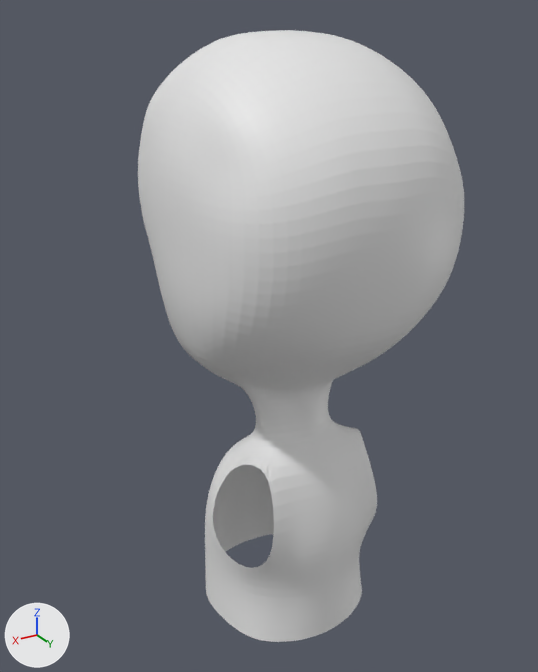
Before and after pictures for a commit that changed the Blender file Character/character.blend.
One viewpoint serves both versions: a 50 mm camera at (4.59, 7.38, 12.03) aimed at (0.1, -0.11, 8.28). Arrows for +X, +Y and +Z are at lower left; the lights stay in place.

Script lines for the objects in view, before the commit:
```python
me_plane = bpy.data.meshes.new('Plane')
me_plane.from_pydata(...)  # 217 vertices, 182 faces; spans x 0.0..13.5, y -28.1..27.6, z -17.2..18.2
me_plane.materials.append(None)
ob_plane = bpy.data.objects.new('Plane', me_plane)
ob_plane.location = (0.0, -0.05, 8.15)
ob_plane.rotation_euler = (-1.571, 0.0, 0.0)  # degrees (-90, 0, 0)
ob_plane.scale = (0.121, 0.135, 0.121)
_m = ob_plane.modifiers.new('Mirror', 'MIRROR')
_m.use_clip = True
_m = ob_plane.modifiers.new('Subsurf', 'SUBSURF')
_m.levels = 5
```
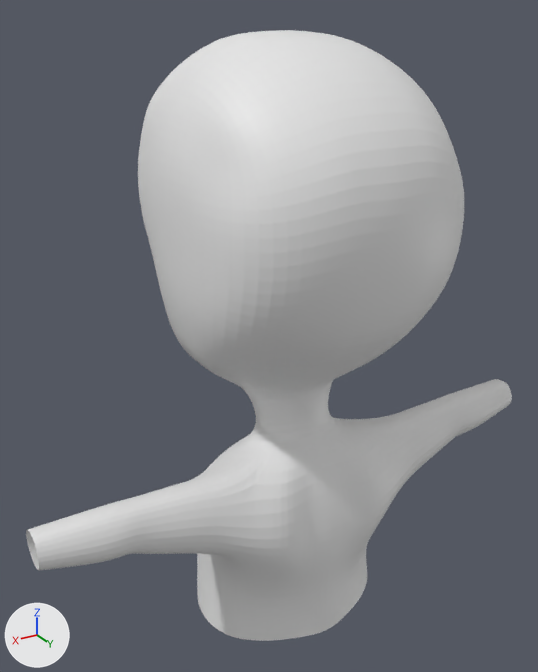
Changed parts and their boxes [x1, y1, x2, y2] in the pictures (538 x 672 px):
'Plane', reshaped (49% wider)
    before: [138, 30, 464, 642]
    after: [26, 30, 512, 641]
part 1 of me_plane, built on
    before: [205, 382, 377, 642]
    after: [26, 379, 512, 641]

The edits, one by one:
me_plane is used by ob_plane; location (0.0, -0.05, 8.15); rotation (-1.571, 0.0, 0.0), in degrees (-90, 0, 0); scale (0.121, 0.135, 0.121).
me_plane had 217 vertices, 182 faces and spanned x 0.0..13.5, y -28.1..27.6, z -17.2..18.2.
me_plane now has 265 vertices, 230 faces and spans x 0.0..28.7, y -28.1..27.6, z -17.2..18.2.
Part 1, on me_plane:
4 vertices in x 0.5..5.0, y 3.5..13.8, z -4.3..8.9 move by (0.2, 0.0, 0.0).
3 vertices in x 3.5..3.6, y 13.9..27.6, z -7.2..-5.0 move by (-0.4, 0.0, 0.0).
3 vertices in x 5.1, y 18.3..27.6, z -6.4..-5.9 move by (0.1, 0.0, 0.0).
33 vertices move from x 1.1..9.4, y 3.6..27.6, z -7.1..11.0 to x 1.4..11.0, y 3.6..27.6, z -7.1..11.7.
48 vertices are added at x 12.0..28.7, y 8.1..15.6, z 1.9..9.6.
48 new faces join them.
